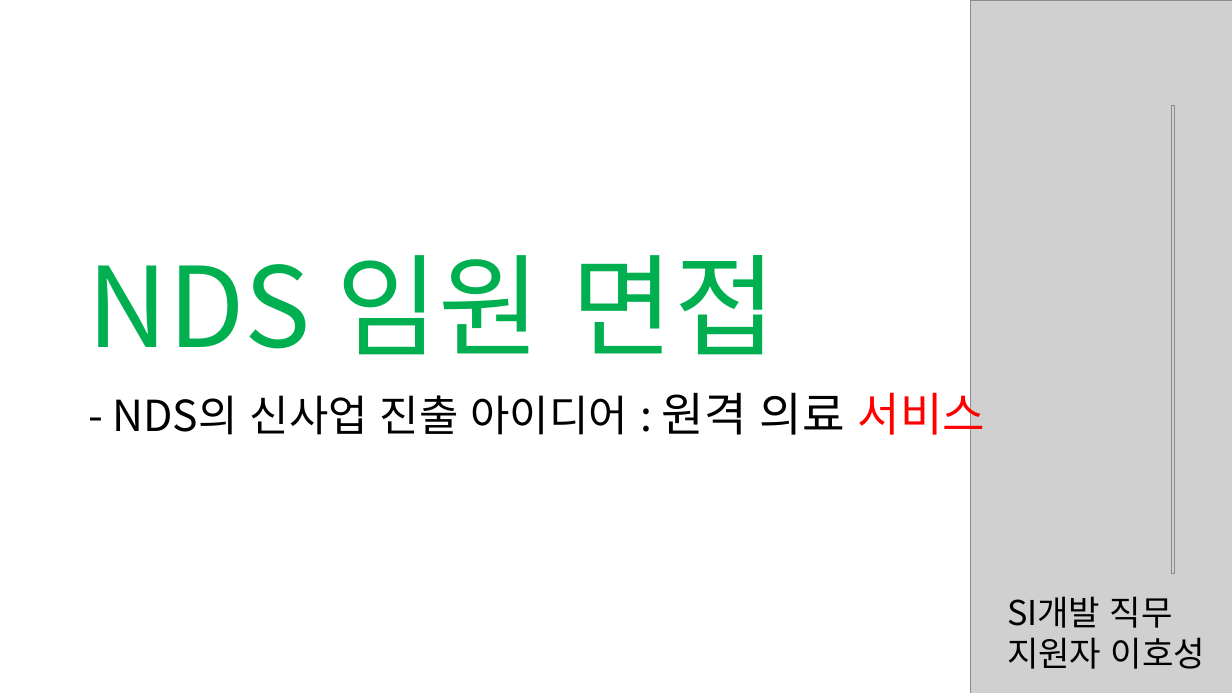
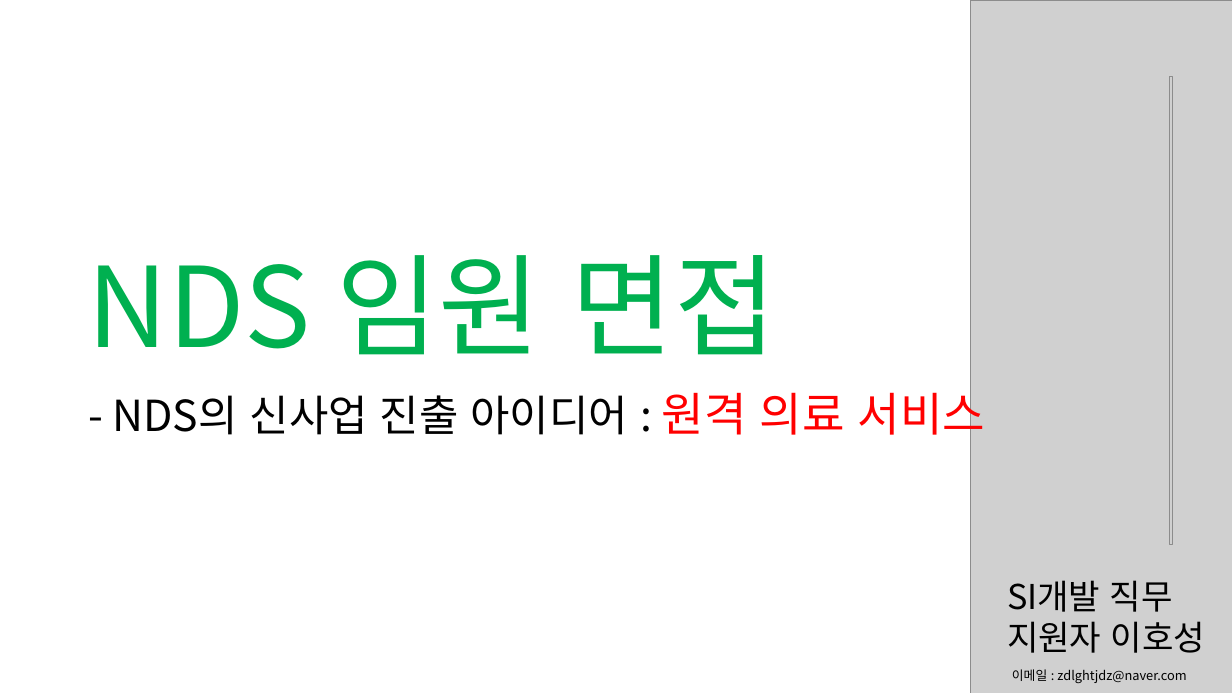
Before and after one commit to zdlghtjdz/codingtest, a slide deck: slide 1 of 공채관련_자료/농심 NDS/NDS 임원 면접 초안2.pptx. Drawn at 1232x693 pixels with LibreOffice and Linux fonts; fonts in the diff are those of the drawing; grey boxes stand for pictures; background and template pictures are left out. Boxes give left, top, right and bottom in pixels: in the first picture for what was removed or moved away, otherwise in the second. Text is boxed around its words. In the diff, an @@ line names an element or a change of style, - is before the commit and + after.

```diff
--- a/공채관련_자료/농심 NDS/NDS 임원 면접 초안2.pptx
+++ b/공채관련_자료/농심 NDS/NDS 임원 면접 초안2.pptx
@@ picture: place and size @@
-picture at (1171,105,1174,573)
+picture at (1169,77,1173,545)
@@ text "- NDS의 신사업 진출 아이디어 ..." at (113,384,986,443): text colour #000000 to #FF0000 in "원격 의료" @@
@@ text "SI개발 직무": place and size @@
-text "SI개발 직무" at (1007,596,1205,669)
+text "SI개발 직무" at (1007,580,1205,653)
@@ text added at (1012,669,1186,683), 15 pt, text #000000 @@
+이메일 : zdlghtjdz@naver.com
```
Also in this commit, not shown: 3 other slides changed, 1 other file.
